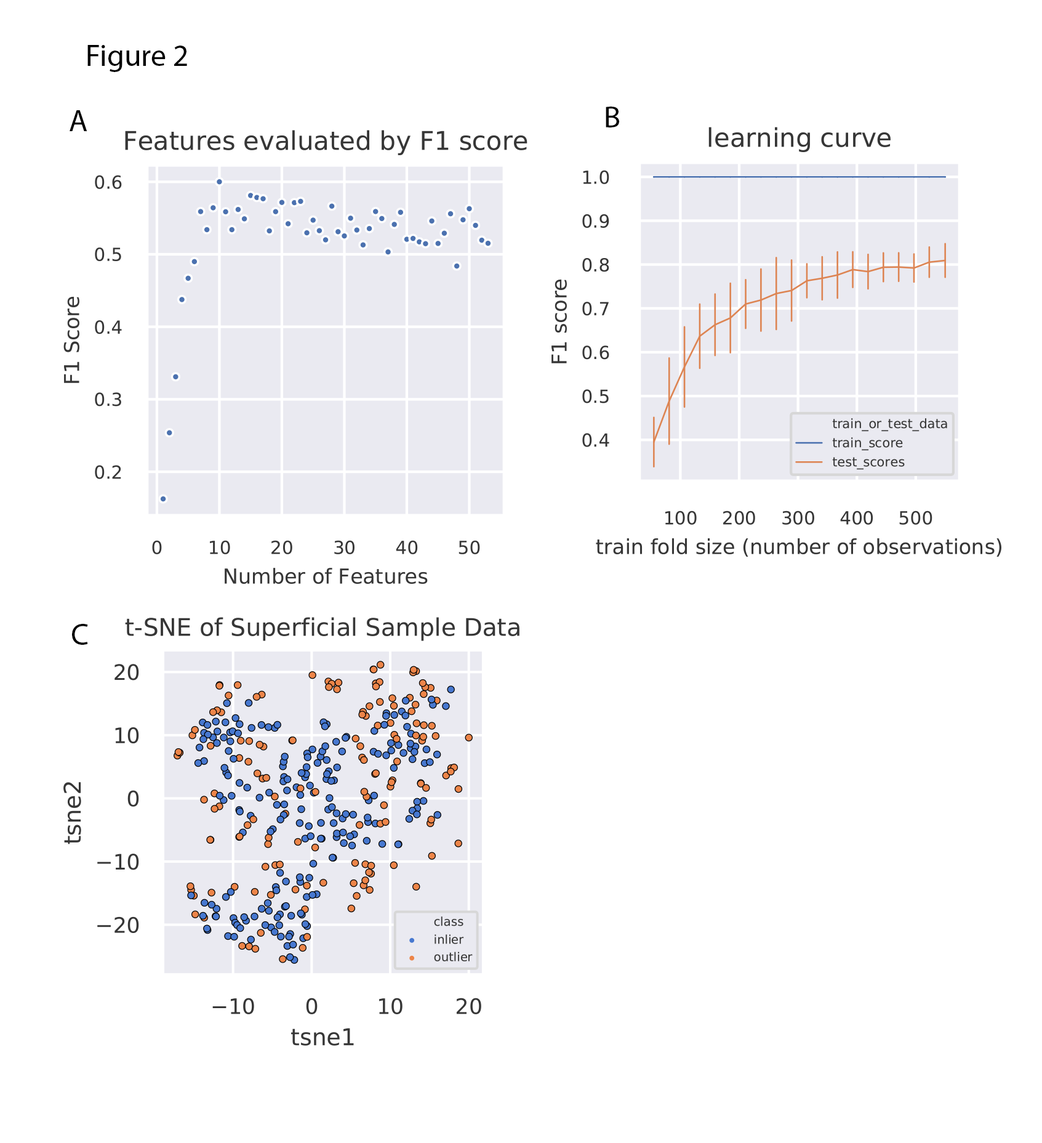
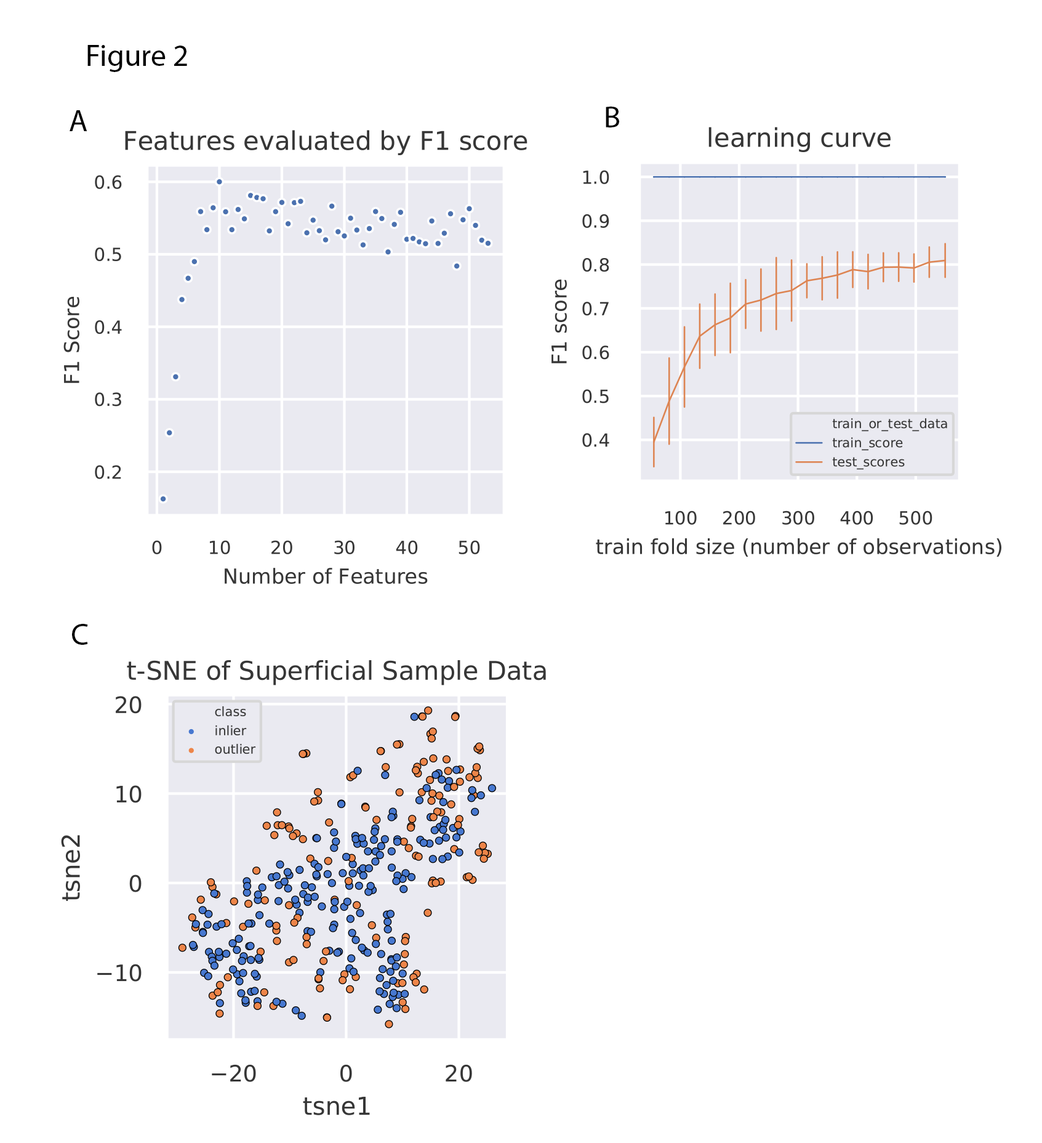
Two versions of the same layered image (1042x1143). Layer-by-layer changes:
painted on "outlier_tsne" over (60, 616, 547, 1116)
